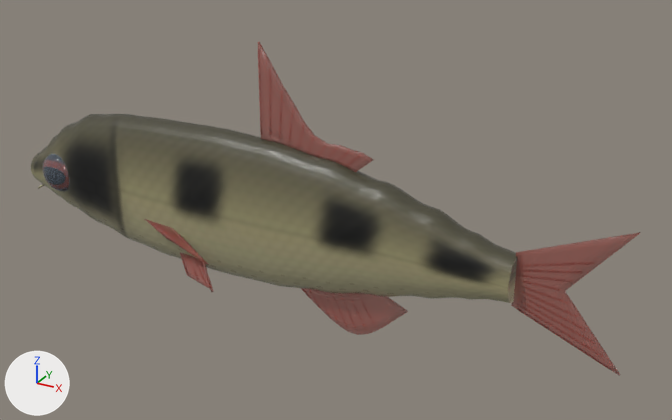
Two versions of the glTF model public/models/fish/arulius-barb/arulius-barb-high.glb, one commit apart.
The view is the same before and after, from a 50 mm camera at (1.48, -2.3, 1.24) aimed at (0.19, 0.05, 0.07). Every picture has the same lights, and +X, +Y and +Z are marked at lower left. The picture after the commit comes second. Vertices at exactly the same position are counted once.

Script lines for the objects in view, before the commit:
```python
mat_fishcornea = principled_material('FishCornea')
mat_fishcornea.base_color = (0.638, 0.787, 1.0)  # blue #d1e5ff
mat_fishcornea.roughness = 0.02
mat_fishcornea.alpha = 0.1
mat_fishcornea.coat_weight = 0.8
mat_fishfin = principled_material('FishFin')
mat_fishfin.base_color = (0.527, 0.13, 0.102)  # red #c0655a
mat_fishfin.roughness = 0.38
mat_fishfin.alpha = 0.62
mat_fishfin.transmission_weight = 0.5
me_dorsalfin = bpy.data.meshes.new('DorsalFin')
me_dorsalfin.from_pydata(...)  # 250 vertices, 456 faces; spans x -0.05..0.344, y -0.004..0.004, z 0.229..0.586
me_dorsalfin.materials.append(mat_fishfin)  # red #c0655a
me_fishbody = bpy.data.meshes.new('FishBody')
me_fishbody.from_pydata(...)  # 1872 vertices, 3732 faces; spans x -1.05..0.8, y -0.1..0.1, z -0.22..0.29
me_fishbody.materials.append(mat_fishbody)
me_fishcornea = bpy.data.meshes.new('FishCornea')
me_fishcornea.from_pydata(...)  # a UV sphere (20 segments, 12 rings, poles along z) spanning x -0.941..-0.789, y -0.113..-0.004, z -0.041..0.111; a UV sphere (20 segments, 12 rings, poles along z) spanning x -0.941..-0.789, y 0.004..0.113, z -0.041..0.111
me_fishcornea.materials.append(mat_fishcornea)  # blue #d1e5ff
me_fishfin = bpy.data.meshes.new('FishFin')
me_fishfin.from_pydata(...)  # 1175 vertices, 2168 faces; spans x -0.5..1.12, y -0.11..0.11, z -0.33..0.22
me_fishfin.materials.append(mat_fishfin)  # red #c0655a
ob_dorsalfin = bpy.data.objects.new('DorsalFin', me_dorsalfin)
ob_dorsalfin.location = (0.0, 0.0, 0.0)
ob_fishbody = bpy.data.objects.new('FishBody', me_fishbody)
ob_fishbody.location = (0.0, 0.0, 0.0)
ob_fishcornea = bpy.data.objects.new('FishCornea', me_fishcornea)
ob_fishcornea.location = (0.0, 0.0, 0.0)
ob_fishfin = bpy.data.objects.new('FishFin', me_fishfin)
ob_fishfin.location = (0.0, 0.0, 0.0)
```
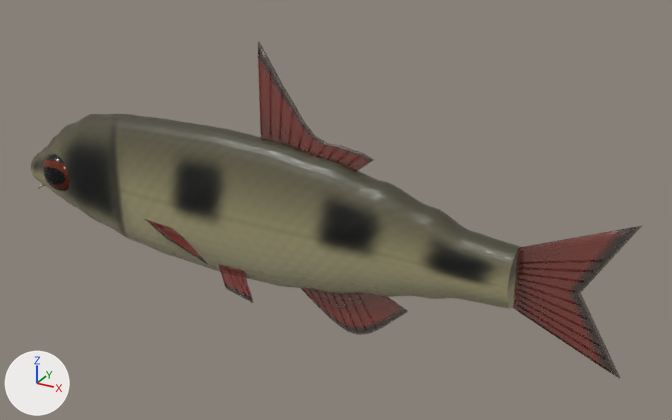
Location of each change, (x1, y1, x2, y2) in pixels of the pictures (672 x 420 px; the box of a moved part takes in the faces that stretch with it):
'FishFin', surface changed, reshaped
    before: (145, 219, 641, 376)
    after: (145, 219, 642, 379)
'DorsalFin', surface changed (darker)
    both: (258, 42, 374, 172)
'FishCornea', recoloured
    both: (43, 153, 70, 192)
part 1 of me_fishfin, moved or reshaped
    before: (180, 252, 214, 292)
    after: (218, 264, 253, 303)
part 2 of me_fishfin, moved or reshaped
    before: (514, 232, 641, 376)
    after: (514, 226, 642, 379)
part 3 of me_fishfin, surface changed (darker)
    before: (517, 238, 607, 266)
    after: (516, 255, 566, 268)

The change, as a list of edits to the scene's bpy script:
```text
Add img_fin_albedo:
    img_fin_albedo = load_image('fin-albedo', '_unpacked/fin-albedo', 128, 128, 'sRGB')
Change mat_fishfin:
    where n0 = _N.new('ShaderNodeBsdfPrincipled'); n0.name = 'Principled BSDF'
    remove n0.inputs[0].default_value = (0.527, 0.13, 0.102, 1.0)  # 'Base Color', red #c0655a
    remove n0.inputs[4].default_value = 0.62  # 'Alpha'
    add n2 = _N.new('ShaderNodeMath'); n2.name = 'Math'
    add n2.operation = 'MULTIPLY'
    add n2.inputs[1].default_value = 0.62  # 'Value'
    add n3 = _N.new('ShaderNodeTexImage'); n3.name = 'Image Texture'
    add n3.image = img_fin_albedo
    add _L.new(n2.outputs[0], n0.inputs[4])  # 'Value' to 'Alpha'
    add _L.new(n3.outputs[0], n0.inputs[0])  # 'Color' to 'Base Color'
    add _L.new(n3.outputs[1], n2.inputs[0])  # 'Alpha' to 'Value'
Change mat_fishcornea:
    mat_fishcornea.base_color: (0.638, 0.787, 1.0) -> (0.0031, 0.0035, 0.00394)  # blue #d1e5ff -> black #0a0b0d
Change me_fishfin:
    used by ob_fishfin; location = (0.0, 0.0, 0.0)
    remove me_fishfin.from_pydata(...)  # 1175 vertices, 2168 faces; spans x -0.5..1.12, y -0.11..0.11, z -0.33..0.22
    add me_fishfin.from_pydata(...)  # 1172 vertices, 2168 faces; spans x -0.5..1.12, y -0.11..0.11, z -0.33..0.24
    me_fishfin part 1: the loose piece of 90 vertices spanning x -0.36..-0.2, y -0.1..-0.05, z -0.27..-0.15 is moved by (0.16, 0.0, 0.0)
    me_fishfin part 2: 81 vertices moved from x 0.8..1.12, y 0.0, z -0.22..0.18 to x 0.8..1.12, y 0.0, z -0.23..0.2; 99 vertices removed from x 0.8..1.12, y 0.0, z -0.15..0.22; 99 vertices added at x 0.8..1.12, y 0.0, z -0.15..0.24
    me_fishfin part 3: 29 kept faces spanning x 0.8..1.07, y 0.0, z -0.05..0.2 get new texture (UV) coordinates
    other edits to the shape of me_fishfin do not show in these pictures
```
